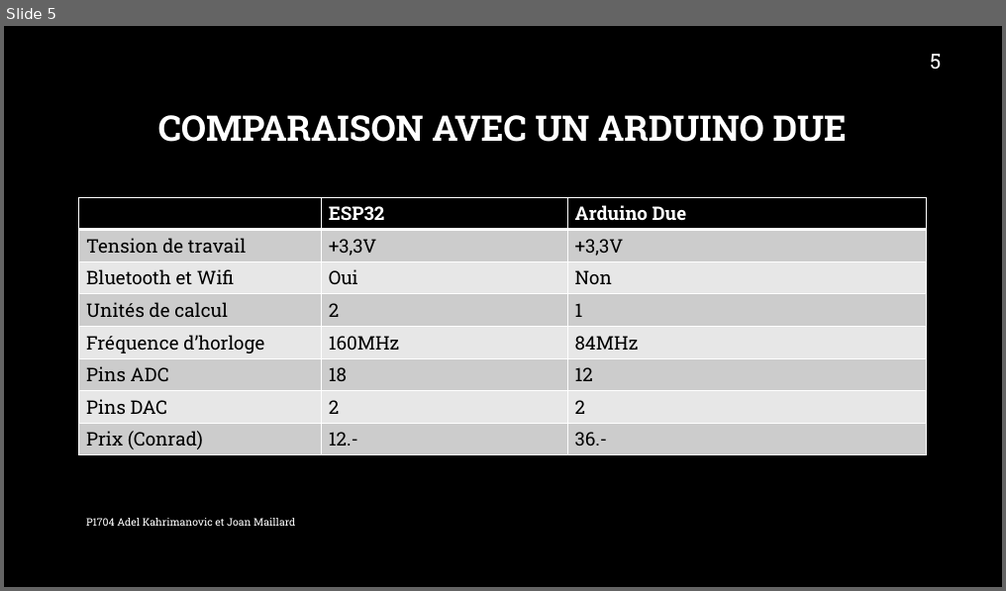
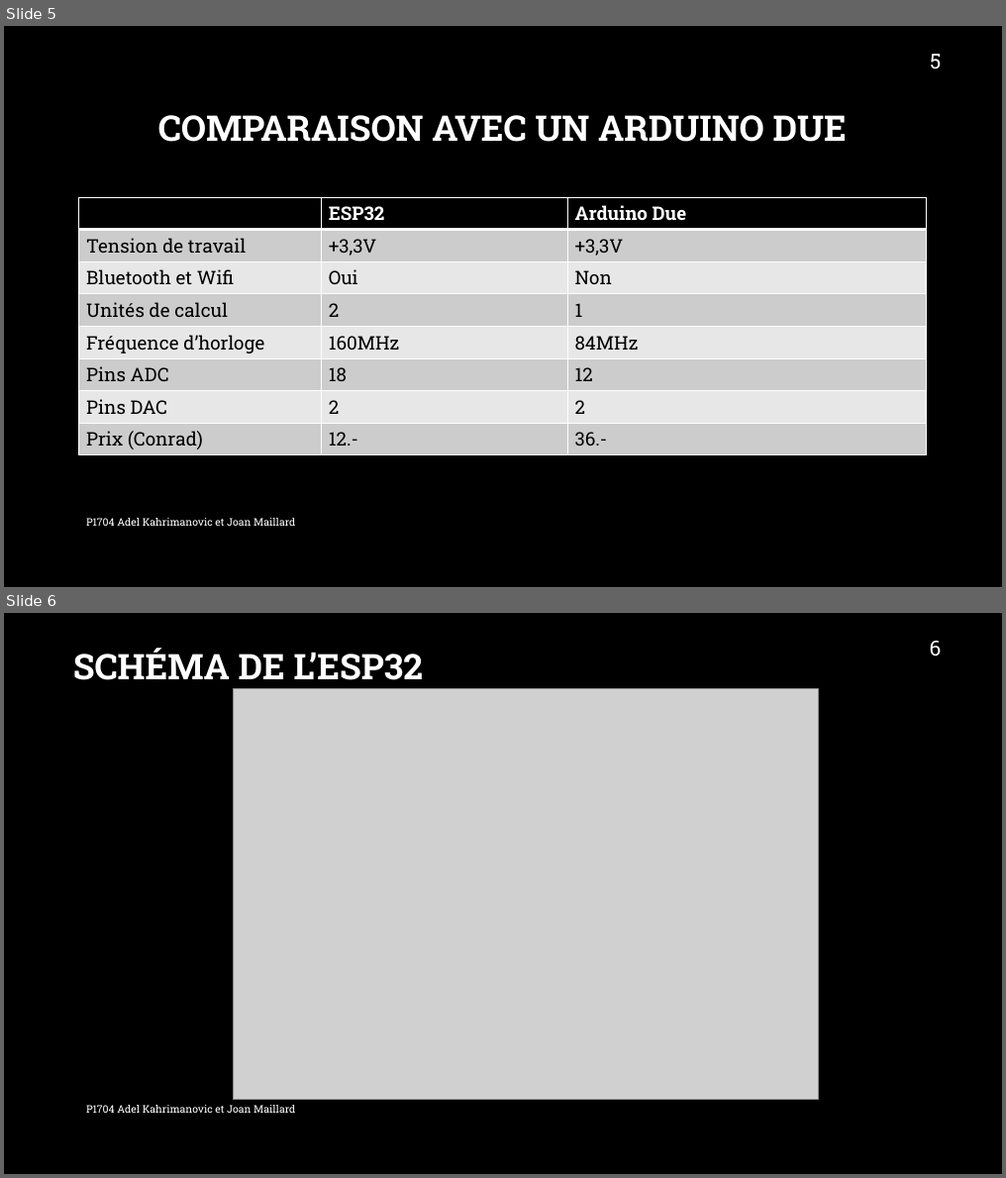
Before and after one commit to JoanMaillard/Manette, a slide deck: ESP32.pptx. Shown one above the other, each under a label of ours: slide 5 before the commit, slides 5 and 6 after it. The pictures are 1006x591 and 1006x1178 pixels, drawn with LibreOffice and Linux fonts; fonts in the diff are those of the drawing; grey boxes stand for pictures; background and template pictures are left out. Boxes give left, top, right and bottom in pixels: in the first picture for what was removed or moved away, otherwise in the second. Text is boxed around its words. In the diff, an @@ line names an element or a change of style, - is before the commit and + after.

```diff
--- a/ESP32.pptx
+++ b/ESP32.pptx
@@ slide 6 added at bbox=[4, 613, 1002, 1174], background picture (left out) @@
@@ page number added at bbox=[930, 641, 942, 656], 20 pt, text #FFFFFF @@
+6
@@ title added at bbox=[73, 648, 423, 680], 34 pt, text #FFFFFF, bold @@
+SCHÉMA DE L’ESP32
@@ picture added at bbox=[233, 688, 818, 1100] @@
@@ text added at bbox=[86, 1105, 295, 1113], 10 pt, text #FFFFFF @@
+P1704 Adel Kahrimanovic et Joan Maillard
```
Also in this commit, not shown: 1 slide changed.
